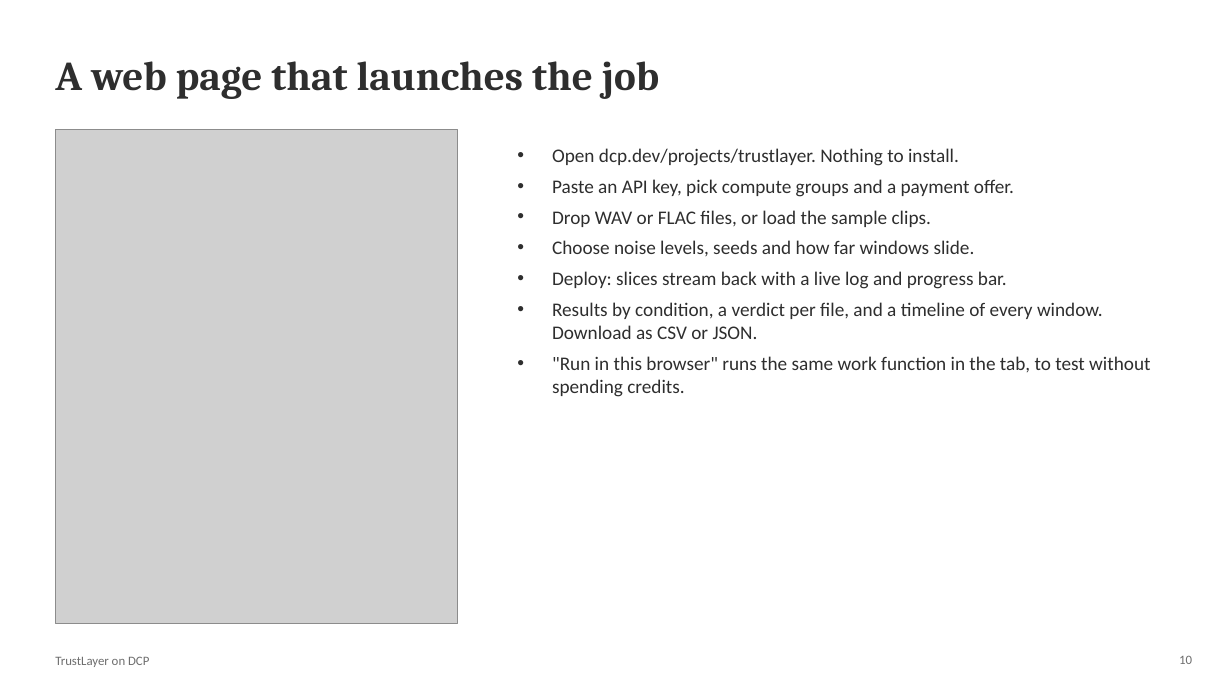
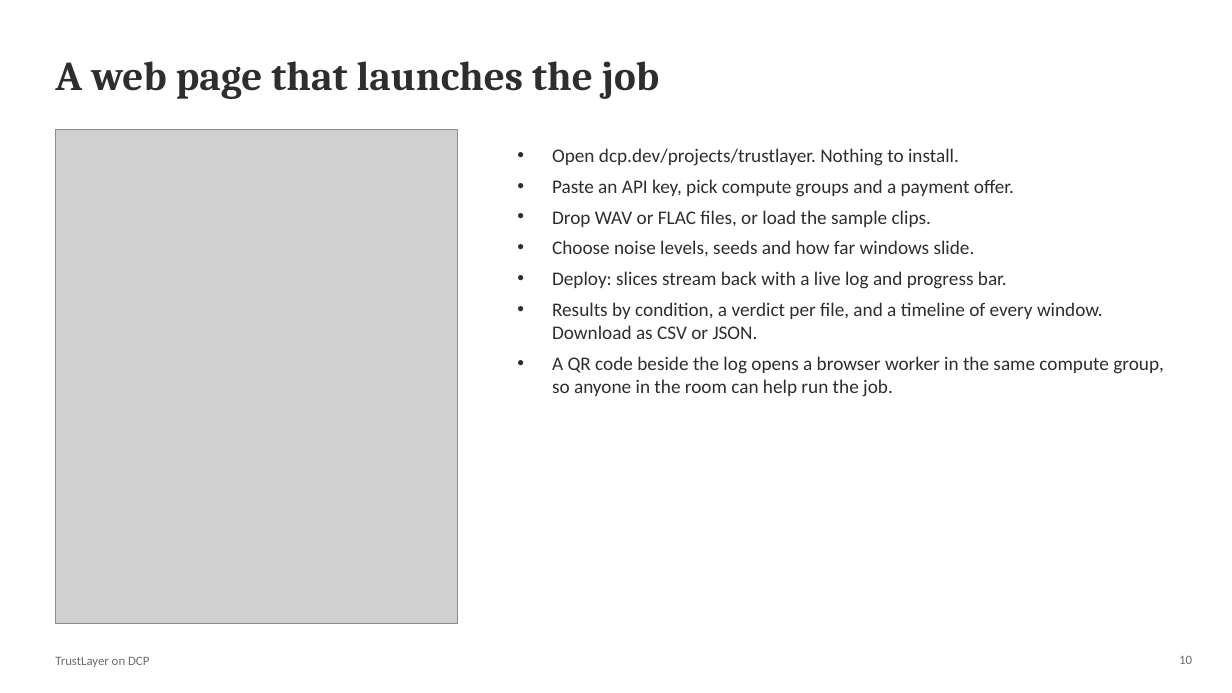
Before and after one commit to dan-distributive/trustlayer-dcp, a slide deck: slide 10 of deck/trustlayer-explainer.pptx. Drawn at 1232x693 pixels with LibreOffice and Linux fonts; fonts in the diff are those of the drawing; grey boxes stand for pictures; background and template pictures are left out. Boxes give left, top, right and bottom in pixels: in the first picture for what was removed or moved away, otherwise in the second. Text is boxed around its words. In the diff, an @@ line names an element or a change of style, - is before the commit and + after.

```diff
--- a/deck/trustlayer-explainer.pptx
+++ b/deck/trustlayer-explainer.pptx
@@ text at bbox=[552, 356, 1164, 397]: text changed @@
-• "Run in this browser" runs the same work function in the tab, to test without spending credits.
+• A QR code beside the log opens a browser worker in the same compute group, so anyone in the room can help run the job.
```
Also in this commit, not shown: 1 other slide changed, 6 other files.
